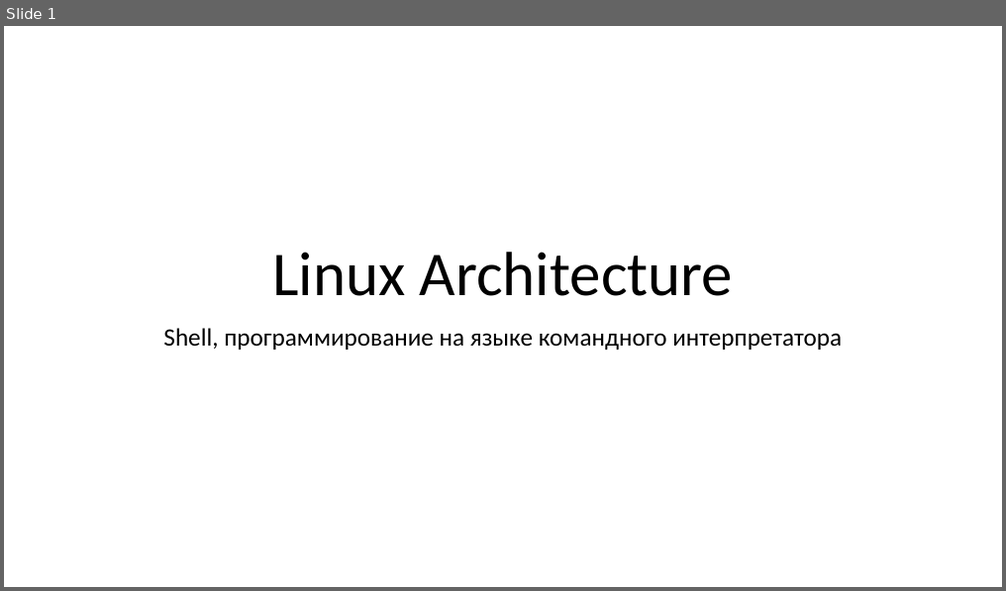
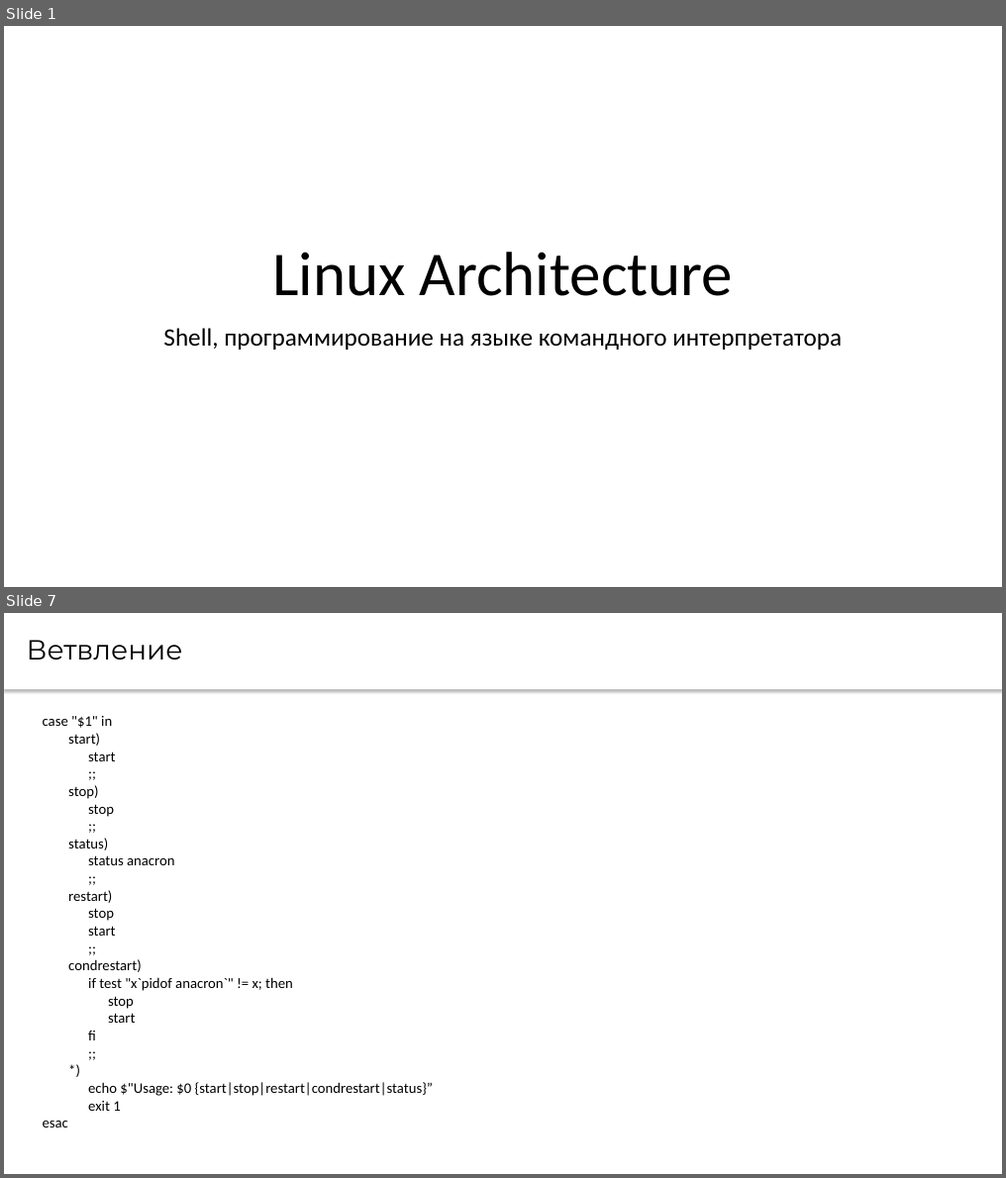
Before and after one commit to CsteerDevops1/lectures_devops2, a slide deck: LinuxArch/LinuxArch5.pptx. Shown one above the other, each under a label of ours: slide 1 before the commit, slides 1 and 7 after it; the slides between them are not shown. The pictures are 1006x591 and 1006x1178 pixels, drawn with LibreOffice and Linux fonts; fonts in the diff are those of the drawing. Boxes give left, top, right and bottom in pixels: in the first picture for what was removed or moved away, otherwise in the second. Text is boxed around its words. In the diff, an @@ line names an element or a change of style, - is before the commit and + after.

```diff
--- a/LinuxArch/LinuxArch5.pptx
+++ b/LinuxArch/LinuxArch5.pptx
@@ slide 7 added at [4,613,1002,1174], background #FFFFFF @@
@@ text added at [4,613,1002,689], fill #FFFFFF, 26.7 pt, text #000000 @@
+Ветвление
@@ text added at [43,716,433,1128], 14 pt, text #000000 @@
+case "$1" in
+start)
+start
+;;
+stop)
+stop
+;;
+status)
+status anacron
+;;
+restart)
+stop
+start
+;;
+condrestart)
+if test "x`pidof anacron`" != x; then
+stop
+start
+fi
+;;
+*)
+echo $"Usage: $0 {start|stop|restart|condrestart|status}”
+exit 1
+esac
```
Also in this commit, not shown: 2 slides changed, 10 other slides added, 10 slides removed.
